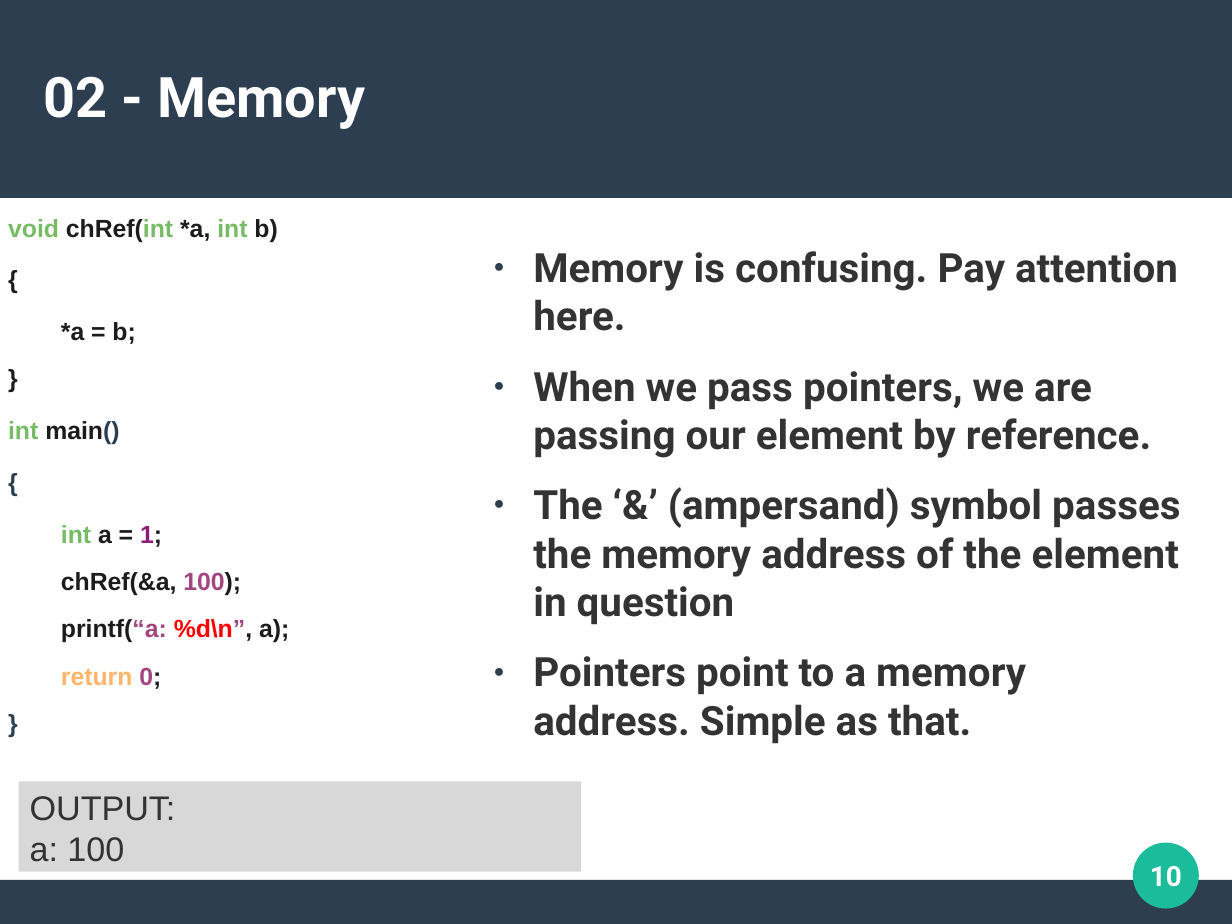
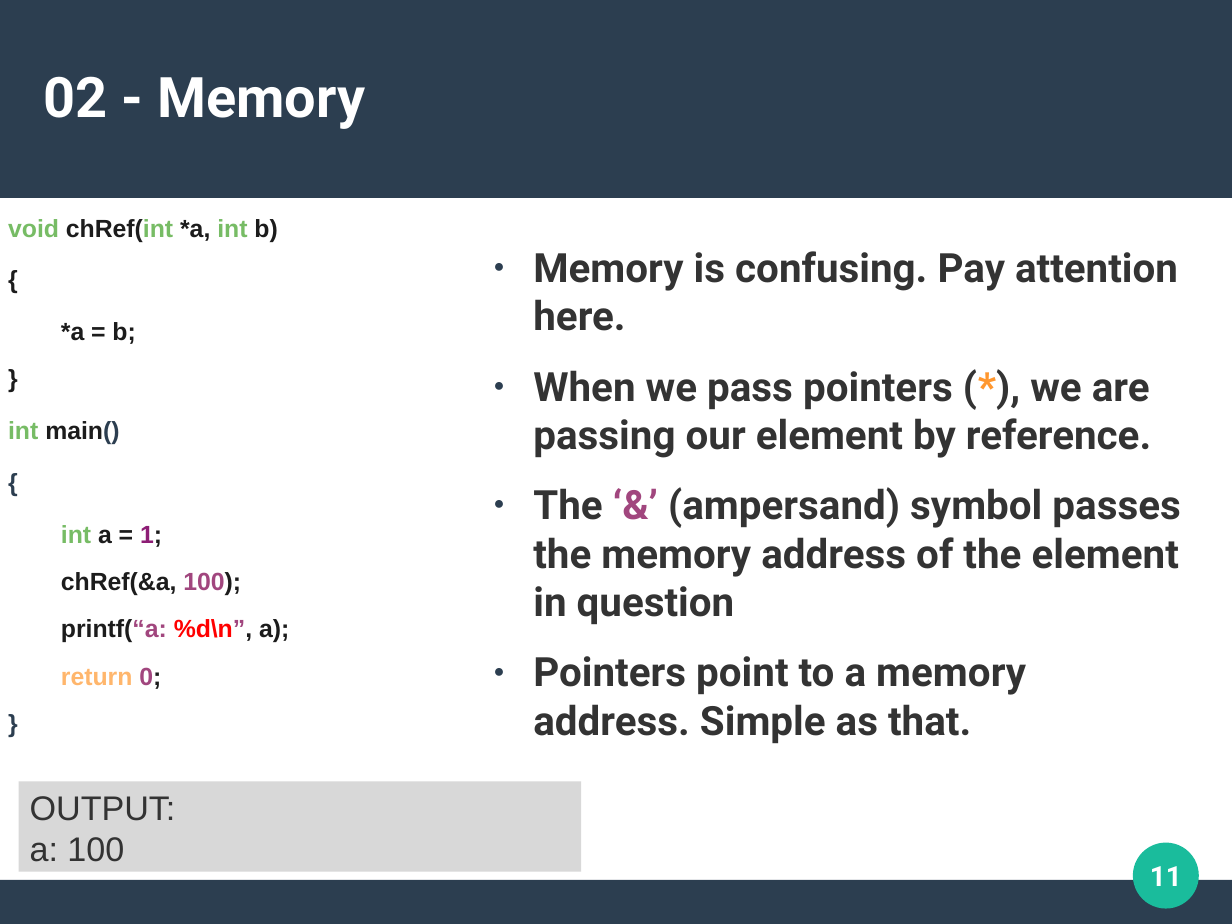
Before and after one commit to DuongTyler/CppCrashCourse, a slide deck: slide 11 of CPP.odp (slide 10 before the commit). Drawn at 1232x924 pixels with LibreOffice and Linux fonts; fonts in the diff are those of the drawing. Boxes give left, top, right and bottom in pixels: in the first picture for what was removed or moved away, otherwise in the second. Text is boxed around its words. In the diff, an @@ line names an element or a change of style, - is before the commit and + after.

```diff
--- a/CPP.odp
+++ b/CPP.odp
@@ text at (x1=533, y1=370, x2=1151, y2=458): text changed @@
-● When we pass pointers, we are passing our element by reference.
+● When we pass pointers (*), we are passing our element by reference.
@@ text at (x1=533, y1=487, x2=1180, y2=625): text colour #333333 to #A1467E in "‘&’" @@
@@ page number at (x1=1150, y1=866, x2=1182, y2=886): text changed @@
-10
+11
```
Also in this commit, not shown: 8 other slides changed, 3 slides added, 1 slide removed, 2 other files.
